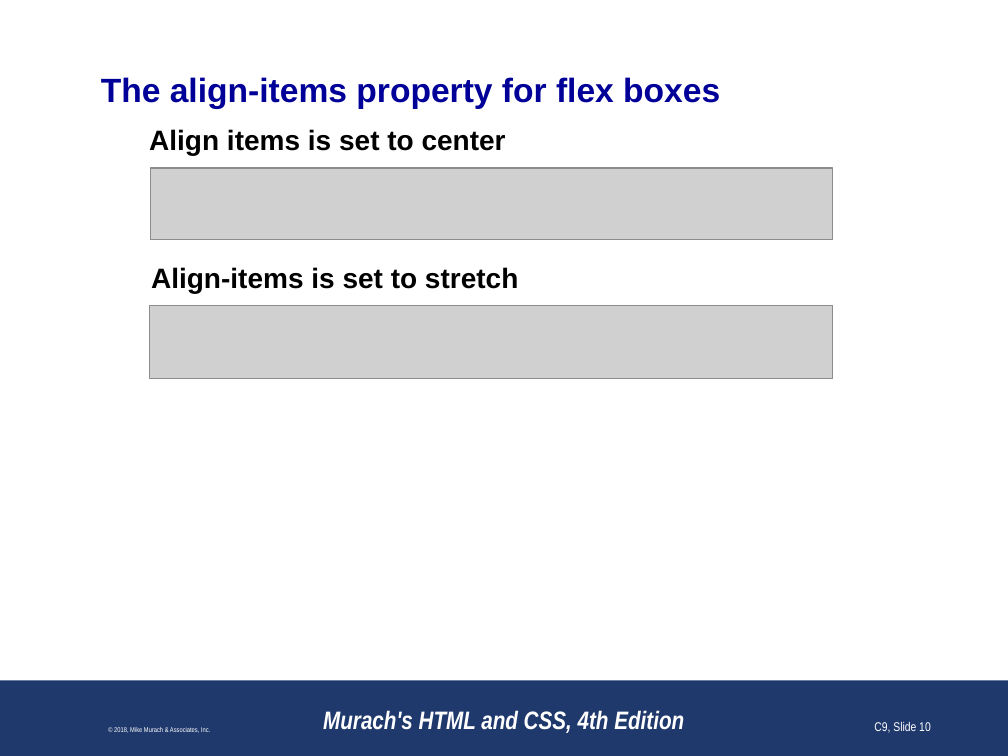
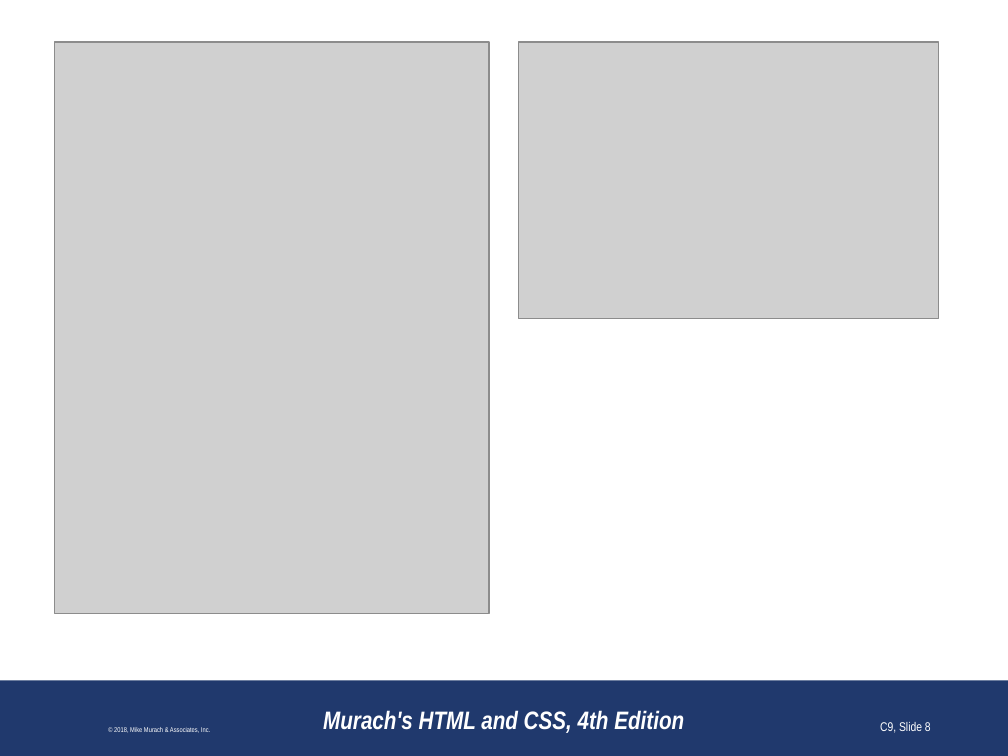
Before and after one commit to paulsmithkc/awd1000_base_lab_and_homework, a slide deck: slide 8 of murach_html_4e/slides/Chapter 9 slides (Revised).pptx (slide 10 before the commit). Drawn at 1008x756 pixels with LibreOffice and Linux fonts; fonts in the diff are those of the drawing; grey boxes stand for pictures; background and template pictures are left out. Boxes give left, top, right and bottom in pixels: in the first picture for what was removed or moved away, otherwise in the second. Text is boxed around its words. In the diff, an @@ line names an element or a change of style, - is before the commit and + after.

```diff
--- a/murach_html_4e/slides/Chapter 9 slides (Revised).pptx
+++ b/murach_html_4e/slides/Chapter 9 slides (Revised).pptx
@@ picture added at (x1=54, y1=42, x2=489, y2=614) @@
@@ picture added at (x1=519, y1=42, x2=939, y2=319) @@
@@ title removed at (x1=101, y1=77, x2=720, y2=109) @@
-The align-items property for flex boxes
@@ text removed at (x1=149, y1=129, x2=506, y2=155) @@
-Align items is set to center
@@ picture removed at (x1=150, y1=168, x2=833, y2=240) @@
@@ text removed at (x1=151, y1=267, x2=518, y2=293) @@
-Align-items is set to stretch
@@ picture removed at (x1=150, y1=305, x2=833, y2=378) @@
@@ page number at (x1=880, y1=722, x2=931, y2=733): text changed @@
-C9, Slide 10
+C9, Slide 8
```
Also in this commit, not shown: 19 other slides changed, 1 slide added, 4 slides removed.
